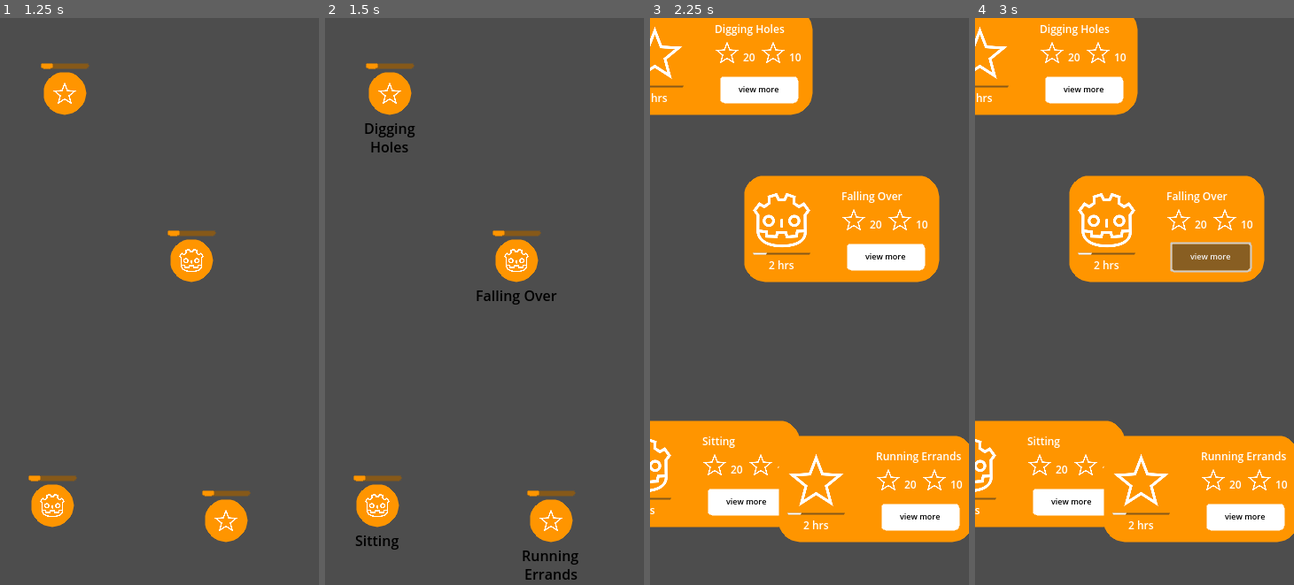
Above: before the commit, frames 1-4 (left to right).
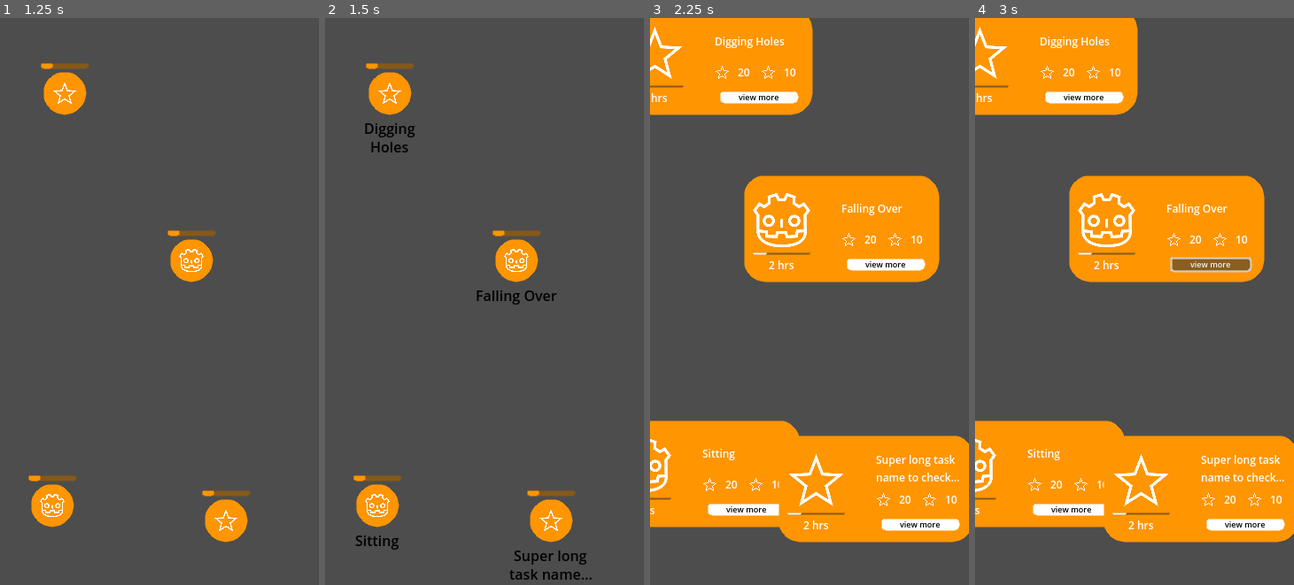
Above: after the commit, the same moments.

Repository: carabowes/Luscinia
Game: Godot game, scene res://scenes/task_widget_test_scene.tscn
Two runs of this game, one before a commit and one after it. Both use one fixed random seed, a clock stepped at 60 frames per second and the inputs below.
Inputs:
- Up to frame 1 (1.25 s): tap Enter at 0.5 s; hold D from 0.53 s (still down); hold 1 from 0.53 s (still down)
- Up to frame 2 (1.5 s): tap Space at 1.25 s; release D at 1.28 s; release 1 at 1.28 s; hold S from 1.28 s (still down); tap 2 at 1.35 s
- Up to frame 3 (2.25 s): tap Enter at 2 s; release S at 2.03 s; hold D from 2.03 s (still down); hold 3 from 2.03 s (still down)
- Up to frame 4 (3 s): release D at 2.75 s; release 3 at 2.75 s; click "view more" at 2.75 s

Frame 1 is identical in both runs. In frame 2, 0.4% of the frame differs, in the area x 57-84%, y 93-100%; in frame 3, 5.3%; in frame 4, 5.4%, in the area x 16-98%, y 1-90%.

Commit message:
Truncation on Task Widget Text
Refs #50

Fixed some small UI issues where too much text would expand weird and
take up too much space.
Also fixed issue where a small amount of text would cause sizing issues
with the widget.
This was done by adding a minimum size and truncation.

Diff:
--- a/luscinia/scenes/task_widget.tscn
+++ b/luscinia/scenes/task_widget.tscn
@@ -133,11 +133,13 @@
 size_flags_stretch_ratio = 0.6
 
 [node name="TaskInfoLabel" type="Label" parent="WidgetBackground/InfoMarginContrainer/WidgetInfo/TaskInfoHigh/TaskInfoContainer"]
-custom_minimum_size = Vector2(100, 0)
+custom_minimum_size = Vector2(100, 45)
 layout_mode = 2
 text = "Providing Aid in Koza"
 label_settings = SubResource("LabelSettings_koxl4")
+vertical_alignment = 1
 autowrap_mode = 2
+text_overrun_behavior = 3
 
 [node name="ResourcesContainer" type="HBoxContainer" parent="WidgetBackground/InfoMarginContrainer/WidgetInfo/TaskInfoHigh/TaskInfoContainer"]
 layout_mode = 2
@@ -204,6 +206,7 @@
 label_settings = SubResource("LabelSettings_sr43u")
 horizontal_alignment = 1
 autowrap_mode = 2
+text_overrun_behavior = 3
 
 [node name="ProgressBarLowMed" type="ProgressBar" parent="WidgetBackground"]
 layout_mode = 0
--- a/luscinia/scenes/task_widget_test_scene.tscn
+++ b/luscinia/scenes/task_widget_test_scene.tscn
@@ -14,6 +14,7 @@
 
 [node name="TaskWidget" parent="." instance=ExtResource("1_cbihi")]
 layout_mode = 1
+anchors_preset = -1
 anchor_left = 0.6
 anchor_top = 0.3425
 anchor_right = 0.6
@@ -23,6 +24,7 @@
 
 [node name="TaskWidget2" parent="." instance=ExtResource("1_cbihi")]
 layout_mode = 1
+anchors_preset = -1
 anchor_left = 0.163889
 anchor_top = 0.68875
 anchor_right = 0.163889
@@ -32,15 +34,17 @@
 
 [node name="TaskWidget3" parent="." instance=ExtResource("1_cbihi")]
 layout_mode = 1
+anchors_preset = -1
 anchor_left = 0.708333
 anchor_top = 0.71
 anchor_right = 0.708333
 anchor_bottom = 0.71
-task_info_text = "Running Errands"
+task_info_text = "Super long task name to check wrapping"
 task_icon = ExtResource("3_10eyg")
 
 [node name="TaskWidget4" parent="." instance=ExtResource("1_cbihi")]
 layout_mode = 1
+anchors_preset = -1
 anchor_left = 0.202778
 anchor_top = 0.10625
 anchor_right = 0.202778
